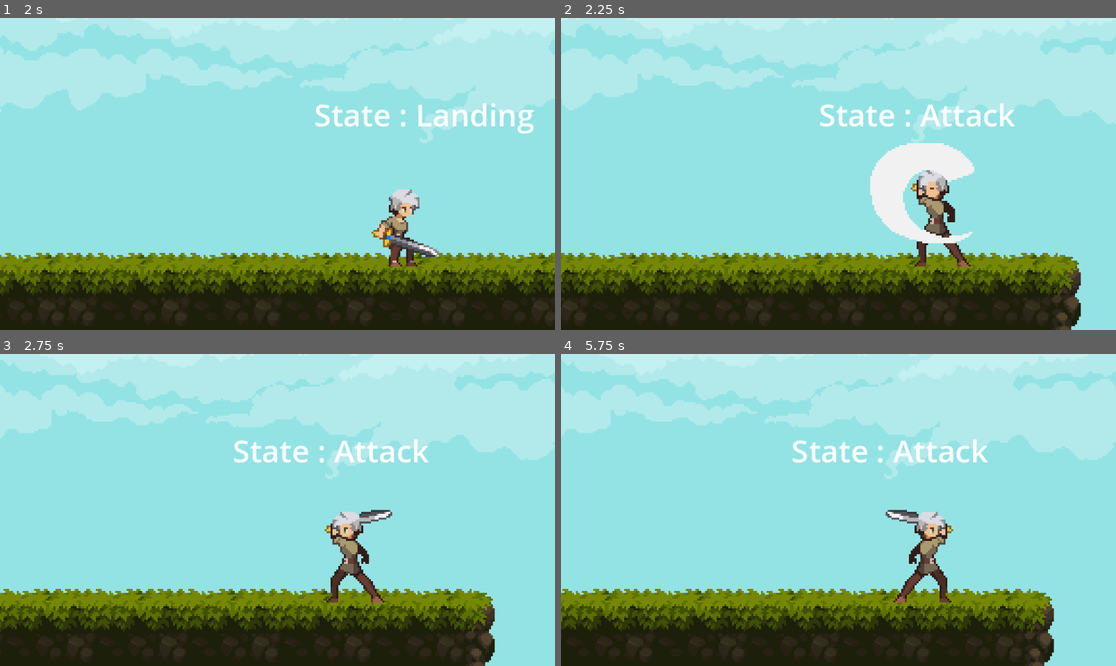
Above: before the commit, frames 1-4 (two rows, left to right).
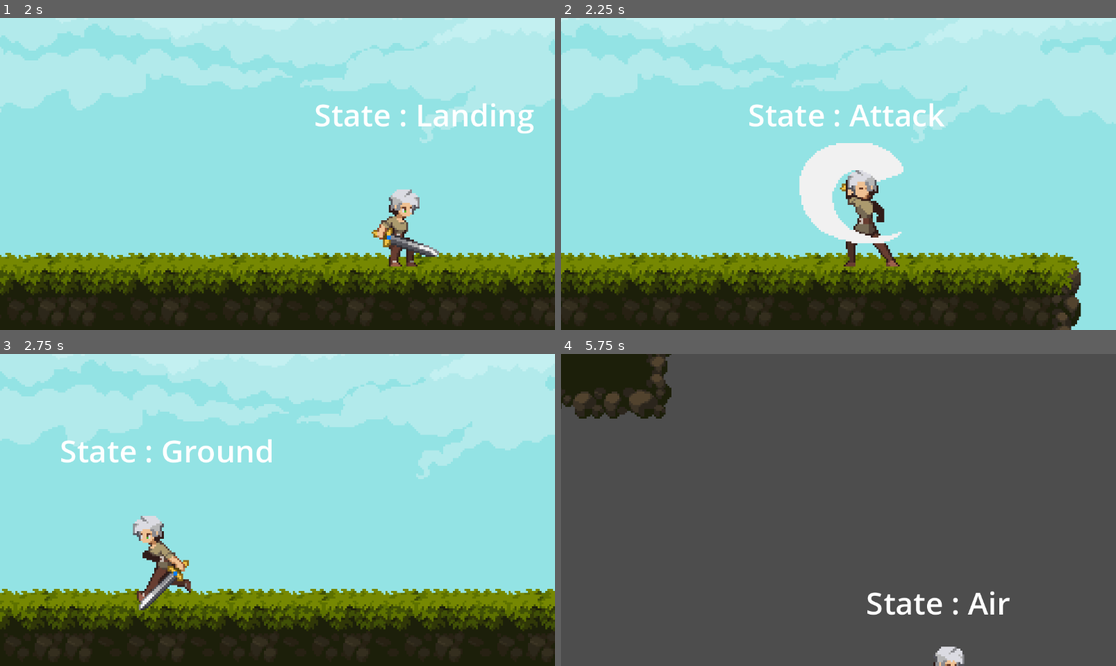
Above: after the commit, the same moments.

Repository: KeyVux/Tutorial-Games
Game: Godot game, scene res://Levels/test_level.tscn
The game is run twice, just before and just after one commit, with the same random seed, the same clock (stepped at 60 frames per second) and the same inputs.
Inputs (mouse positions are in pixels of both pictures, inside the frame that each line leads up to):
- Up to frame 1 (2 s): move the mouse to (399, 158) at 0.52 s; press the mouse at (399, 158) at 0.53 s; hold D (right) from 0.53 s (still down); tap Space (jump) at 0.77, 0.8, 1.07, 1.35, 1.52, 1.82 s; move the mouse to (166, 189) at 1.27 s; release the mouse at (166, 189) at 1.28 s; click (166, 189) at 1.55 s
- Up to frame 2 (2.25 s): move the mouse to (894, 105) at 2.02 s; release D (right) at 2.03 s; press the mouse at (894, 105) at 2.03 s; hold A (left) from 2.03 s (still down)
- Up to frame 3 (2.75 s): keep holding A (left); tap Space (jump) at 2.3 s
- Up to frame 4 (5.75 s): move the mouse to (810, 572) at 2.77 s; release A (left) at 2.78 s; release the mouse at (810, 572) at 2.78 s; hold D (right) 2.78-4.28 s; click (810, 572) at 2.85 s; tap Space (jump) at 3.02, 3.32, 4.52, 4.82, 5.3 s; move the mouse to (1005, 556) at 3.52 s; hold Space (jump) 3.53-4.28 s; move the mouse to (672, 463) at 4.27 s; hold A (left) 4.28-5.03 s; click (672, 463) at 4.35 s; move the mouse to (866, 510) at 5.02 s; press the mouse at (866, 510) at 5.03 s; hold D (right) from 5.03 s (still down)

Frame 1 is identical in both runs. In frame 2, 9.1% of the frame differs, in the area x 33-82%, y 27-80%; in frame 3, 18%; in frame 4, 100%, in the area x 0-100%, y 0-100%.

Commit message:
Enhance player attack mechanics and animation integration
- Implemented attack state logic in attack.gd, allowing for timed transitions between attack animations.
- Updated player.gd to correct animation parameter casing for consistency.
- Refactored player.tscn to streamline attack animations and state transitions, ensuring proper integration with the character state machine.

Diff:
--- a/2dplatformer_attack_and_enemy_setup/Part 2/Character/attack.gd
+++ b/2dplatformer_attack_and_enemy_setup/Part 2/Character/attack.gd
@@ -1 +1,26 @@
 extends State
+
+@onready var timer: Timer = $Timer
+
+@export var returnState: State
+@export var returnAnimationNode: String = "move"
+@export var attack1Name: String = "attack1"
+@export var attack2Name: String = "attack2"
+@export var attack2_node: String = "attack2"
+
+func state_input(event: InputEvent):
+	if Input.is_action_just_pressed("attack"):
+		timer.start()
+
+func _on_animation_tree_animation_finished(anim_name: StringName) -> void:
+	if anim_name == attack1Name :
+		if timer.is_stopped():
+			next_state = returnState
+			playback.travel(returnAnimationNode)
+
+		else:
+			playback.travel(attack2_node)
+
+	if anim_name == attack2Name:
+		next_state = returnState
+		playback.travel(returnAnimationNode)
--- a/2dplatformer_attack_and_enemy_setup/Part 2/Character/player.gd
+++ b/2dplatformer_attack_and_enemy_setup/Part 2/Character/player.gd
@@ -33,7 +33,7 @@
 	update_facing_direction()
 
 func update_animation_parameters():
-	animation_tree.set("parameters/Move/blend_position", direction.x)
+	animation_tree.set("parameters/move/blend_position", direction.x)
 
 func update_facing_direction():
 	if direction.x > 0:
--- a/2dplatformer_attack_and_enemy_setup/Part 2/Character/player.tscn
+++ b/2dplatformer_attack_and_enemy_setup/Part 2/Character/player.tscn
@@ -350,6 +350,21 @@
 "run": SubResource("Animation_x4w03")
 }
 
+[sub_resource type="AnimationNodeAnimation" id="AnimationNodeAnimation_t1ihx"]
+animation = &"attack1"
+
+[sub_resource type="AnimationNodeAnimation" id="AnimationNodeAnimation_d1f4v"]
+animation = &"attack2"
+
+[sub_resource type="AnimationNodeAnimation" id="AnimationNodeAnimation_1hyex"]
+animation = &"double_jump"
+
+[sub_resource type="AnimationNodeAnimation" id="AnimationNodeAnimation_n3amr"]
+animation = &"jump_end"
+
+[sub_resource type="AnimationNodeAnimation" id="AnimationNodeAnimation_lg01u"]
+animation = &"jump_start"
+
 [sub_resource type="AnimationNodeAnimation" id="AnimationNodeAnimation_ehi1k"]
 animation = &"idle"
 
@@ -368,21 +383,6 @@
 blend_point_2/pos = -1.0
 blend_mode = 1
 
-[sub_resource type="AnimationNodeAnimation" id="AnimationNodeAnimation_t1ihx"]
-animation = &"attack1"
-
-[sub_resource type="AnimationNodeAnimation" id="AnimationNodeAnimation_d1f4v"]
-animation = &"attack2"
-
-[sub_resource type="AnimationNodeAnimation" id="AnimationNodeAnimation_1hyex"]
-animation = &"double_jump"
-
-[sub_resource type="AnimationNodeAnimation" id="AnimationNodeAnimation_n3amr"]
-animation = &"jump_end"
-
-[sub_resource type="AnimationNodeAnimation" id="AnimationNodeAnimation_lg01u"]
-animation = &"jump_start"
-
 [sub_resource type="AnimationNodeStateMachineTransition" id="AnimationNodeStateMachineTransition_i4ph4"]
 advance_mode = 2
 
@@ -407,8 +407,6 @@
 [sub_resource type="AnimationNodeStateMachineTransition" id="AnimationNodeStateMachineTransition_lvxwh"]
 
 [sub_resource type="AnimationNodeStateMachine" id="AnimationNodeStateMachine_haosr"]
-states/Move/node = SubResource("AnimationNodeBlendSpace1D_bjy5n")
-states/Move/position = Vector2(392, 100)
 states/attack1/node = SubResource("AnimationNodeAnimation_t1ihx")
 states/attack1/position = Vector2(392, 205)
 states/attack2/node = SubResource("AnimationNodeAnimation_d1f4v")
@@ -419,7 +417,9 @@
 states/jump_end/position = Vector2(596, 100)
 states/jump_start/node = SubResource("AnimationNodeAnimation_lg01u")
 states/jump_start/position = Vector2(392, -6)
-transitions = ["Start", "Move", SubResource("AnimationNodeStateMachineTransition_i4ph4"), "Move", "jump_start", SubResource("AnimationNodeStateMachineTransition_2puwh"), "jump_start", "jump_end", SubResource("AnimationNodeStateMachineTransition_50dqq"), "jump_end", "Move", SubResource("AnimationNodeStateMachineTransition_3ny4h"), "jump_start", "double_jump", SubResource("AnimationNodeStateMachineTransition_kd0lq"), "double_jump", "jump_end", SubResource("AnimationNodeStateMachineTransition_8aae2"), "Move", "attack1", SubResource("AnimationNodeStateMachineTransition_e6vjm"), "attack1", "attack2", SubResource("AnimationNodeStateMachineTransition_p2eqk"), "attack2", "Move", SubResource("AnimationNodeStateMachineTransition_flj17"), "attack1", "Move", SubResource("AnimationNodeStateMachineTransition_lvxwh")]
+states/move/node = SubResource("AnimationNodeBlendSpace1D_bjy5n")
+states/move/position = Vector2(392, 100)
+transitions = ["Start", "move", SubResource("AnimationNodeStateMachineTransition_i4ph4"), "move", "jump_start", SubResource("AnimationNodeStateMachineTransition_2puwh"), "jump_start", "jump_end", SubResource("AnimationNodeStateMachineTransition_50dqq"), "jump_end", "move", SubResource("AnimationNodeStateMachineTransition_3ny4h"), "jump_start", "double_jump", SubResource("AnimationNodeStateMachineTransition_kd0lq"), "double_jump", "jump_end", SubResource("AnimationNodeStateMachineTransition_8aae2"), "move", "attack1", SubResource("AnimationNodeStateMachineTransition_e6vjm"), "attack1", "attack2", SubResource("AnimationNodeStateMachineTransition_p2eqk"), "attack2", "move", SubResource("AnimationNodeStateMachineTransition_flj17"), "attack1", "move", SubResource("AnimationNodeStateMachineTransition_lvxwh")]
 graph_offset = Vector2(8, -33)
 
 [node name="Player" type="CharacterBody2D"]
@@ -443,7 +443,7 @@
 [node name="AnimationTree" type="AnimationTree" parent="."]
 tree_root = SubResource("AnimationNodeStateMachine_haosr")
 anim_player = NodePath("../AnimationPlayer")
-parameters/Move/blend_position = 0.0247229
+parameters/move/blend_position = 0.0247229
 
 [node name="CharacterStateMachine" type="Node" parent="." node_paths=PackedStringArray("character", "animation_tree", "current_state")]
 script = ExtResource("7_utua3")
@@ -467,9 +467,13 @@
 landing_animation_name = "jump_end"
 ground_state = NodePath("../Ground")
 
-[node name="Attack" type="Node" parent="CharacterStateMachine"]
+[node name="Attack" type="Node" parent="CharacterStateMachine" node_paths=PackedStringArray("returnState")]
 script = ExtResource("10_tx2hu")
-can_move = false
+returnState = NodePath("../Ground")
+
+[node name="Timer" type="Timer" parent="CharacterStateMachine/Attack"]
+wait_time = 0.3
+one_shot = true
 
 [node name="StateDebugLabel" type="Label" parent="." node_paths=PackedStringArray("state_machine")]
 offset_left = -50.0
@@ -481,3 +485,4 @@
 state_machine = NodePath("../CharacterStateMachine")
 
 [connection signal="animation_finished" from="AnimationTree" to="CharacterStateMachine/Landing" method="_on_animation_tree_animation_finished"]
+[connection signal="animation_finished" from="AnimationTree" to="CharacterStateMachine/Attack" method="_on_animation_tree_animation_finished"]
